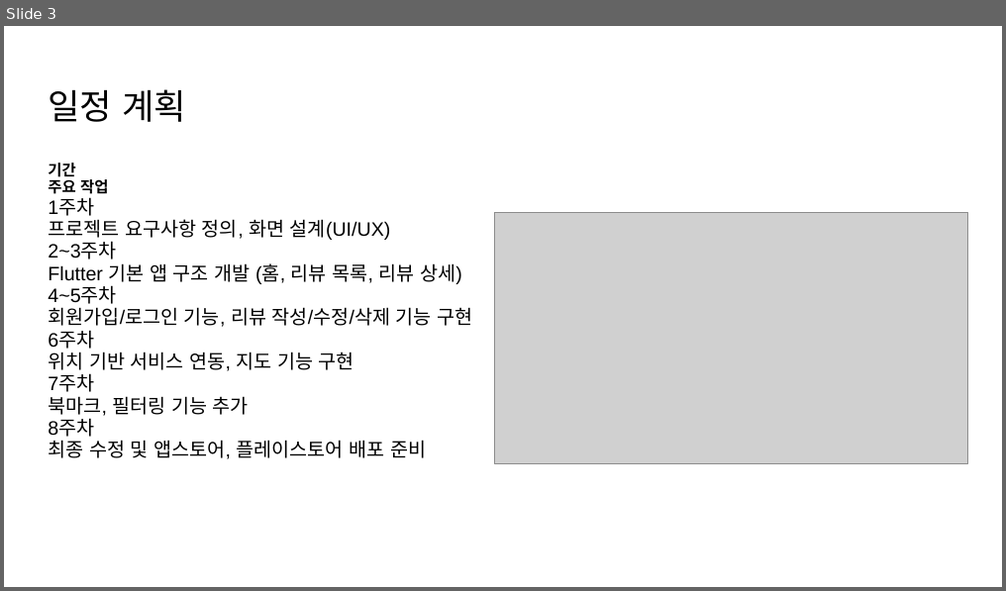
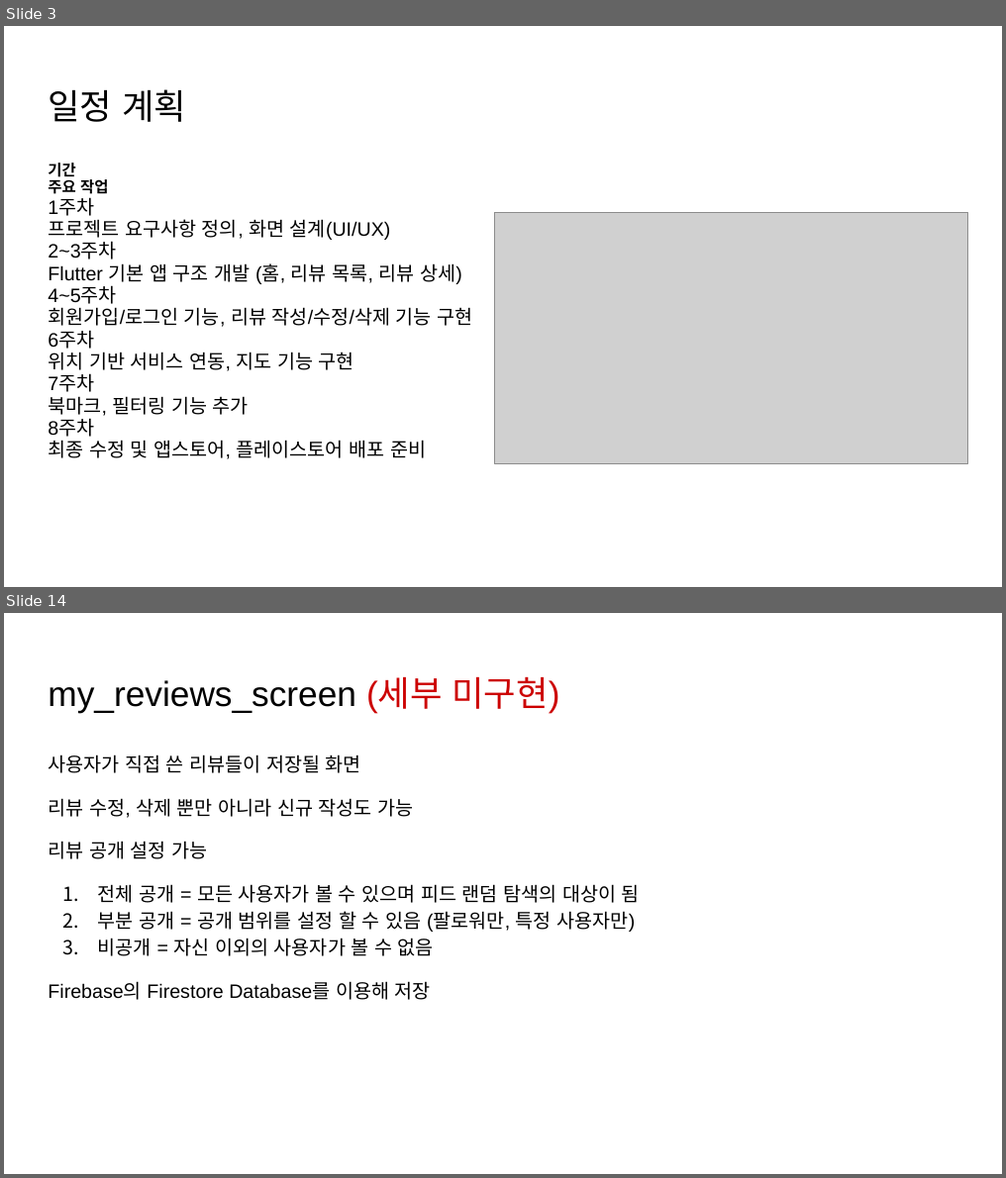
Before and after one commit to yurei55/TIL, a slide deck: K-Taste.pptx. Shown one above the other, each under a label of ours: slide 3 before the commit, slides 3 and 14 after it; the slides between them are not shown. The pictures are 1006x591 and 1006x1178 pixels, drawn with LibreOffice and Linux fonts; fonts in the diff are those of the drawing; grey boxes stand for pictures. Boxes give left, top, right and bottom in pixels: in the first picture for what was removed or moved away, otherwise in the second. Text is boxed around its words. In the diff, an @@ line names an element or a change of style, - is before the commit and + after.

```diff
--- a/K-Taste.pptx
+++ b/K-Taste.pptx
@@ slide 14 added at (4, 613, 1002, 1174), background #FFFFFF @@
@@ title added at (48, 676, 560, 714), 25.2 pt, text #000000 @@
+my_reviews_screen (세부 미구현)
@@ text added at (48, 755, 640, 1000), 14 pt, text #000000 @@
+사용자가 직접 쓴 리뷰들이 저장될 화면
+리뷰 수정, 삭제 뿐만 아니라 신규 작성도 가능
+리뷰 공개 설정 가능
+1. 전체 공개 = 모든 사용자가 볼 수 있으며 피드 랜덤 탐색의 대상이 됨
+2. 부분 공개 = 공개 범위를 설정 할 수 있음 (팔로워만, 특정 사용자만)
+3. 비공개 = 자신 이외의 사용자가 볼 수 없음
+Firebase의 Firestore Database를 이용해 저장
```
Also in this commit, not shown: 4 slides changed, 8 other slides added, 1 slide removed.
